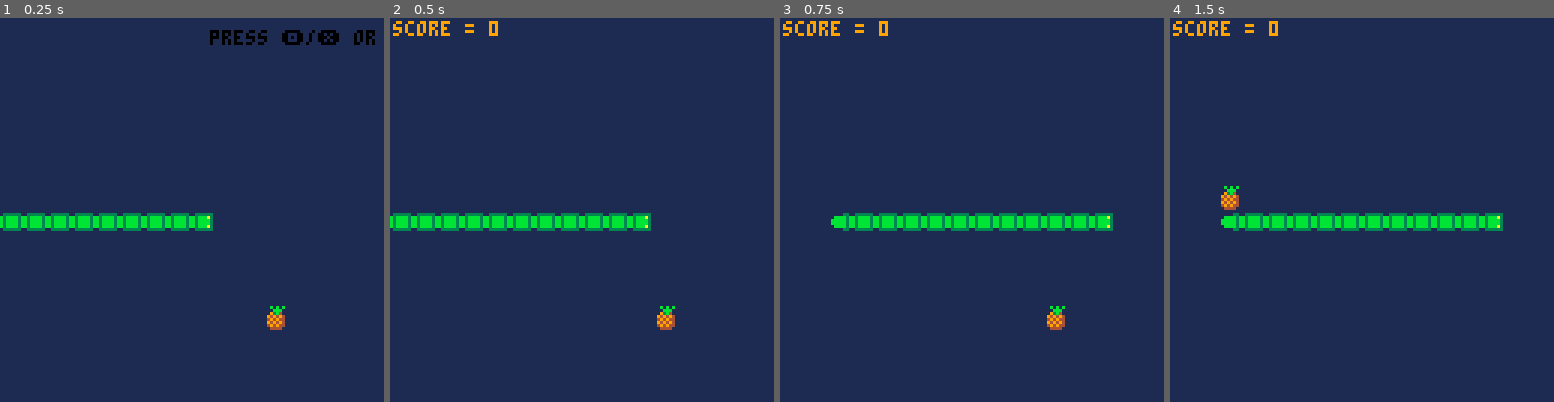
Above: before the commit, frames 1-4 (left to right).
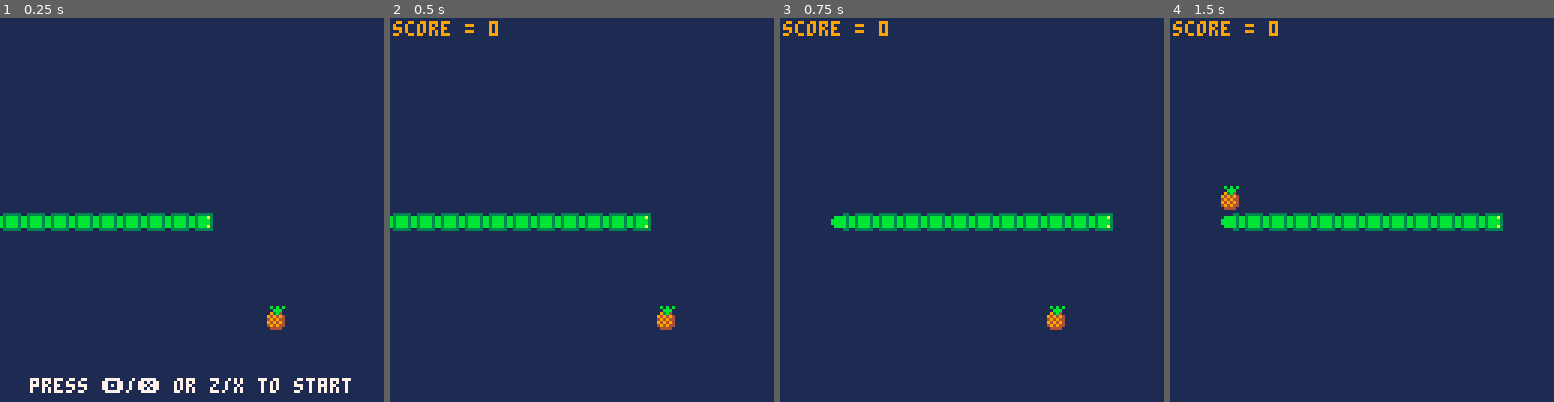
Above: after the commit, the same moments.

Repository: kakardo/Pico-8
Game: PICO-8 cartridge game carts/01 grone orm (snake clone)/snake.p8
Two runs of this game, one before a commit and one after it. Both use one fixed random seed, a clock stepped at 60 frames per second and the inputs below.
Inputs:
- Up to frame 1 (0.25 s): no input
- Up to frame 2 (0.5 s): tap X (X key) at 0.33 s
- Up to frame 3 (0.75 s): tap O (Z key) at 0.7 s
- Up to frame 4 (1.5 s): tap X (X key) at 1.07 s

The runs differ from the first frame. In frame 1, 2.0% of the frame differs, in the area x 7-98%, y 3-98%; in frame 2, nothing differs; in frame 3, nothing differs; in frame 4, nothing differs.

Commit message:
Print instructions centered on cover at the bottom.

Diff:
--- a/game carts/01 grone orm (snake clone)/main.lua
+++ b/game carts/01 grone orm (snake clone)/main.lua
@@ -104,7 +104,7 @@
 
 	if show_cover then
 		sspr(0, 24, 128, 104, 0, 0)
-		print_centered("press 🅾️/❎ or z/x to start", 120, 7)
+		print_cover_msg()
 	end
 
 	if head.alive then
--- a/game carts/01 grone orm (snake clone)/ui.lua
+++ b/game carts/01 grone orm (snake clone)/ui.lua
@@ -39,4 +39,11 @@
 	print(str, x_centered, y_centered, color)
 end
 
+function print_cover_msg()
+  local msg = "press 🅾️/❎ or z/x to start"
+  local x = 60 - #msg * 2
+  local y = 120
+  print(msg, x, y, 7)
+end
+
 -- LAST_LINE_OF_UI_LUA
